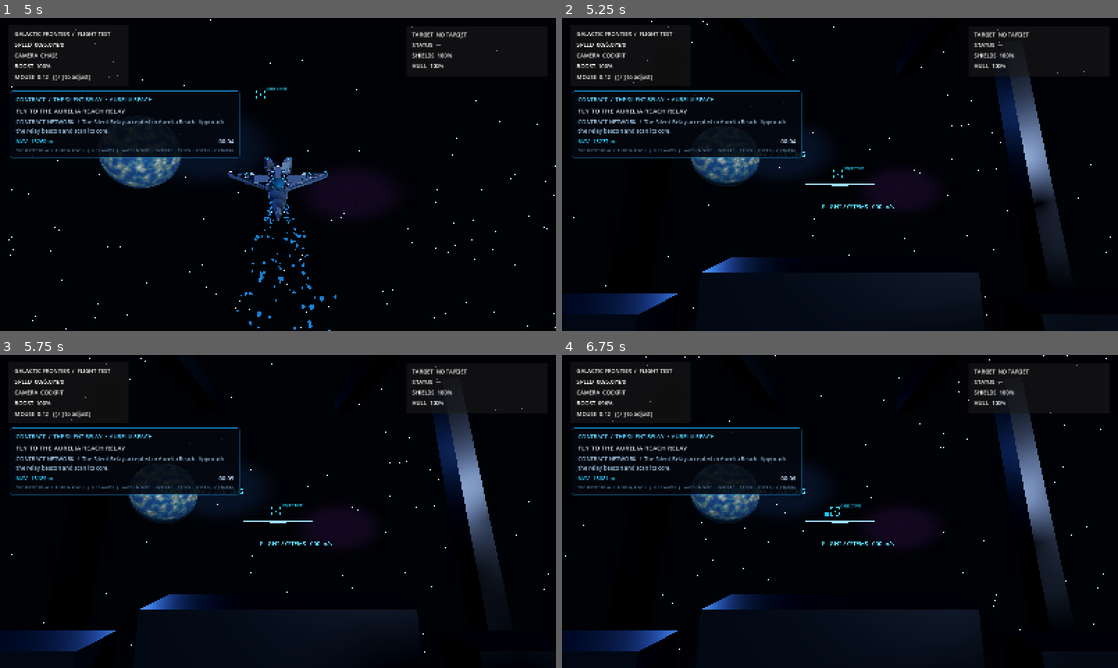
Above: before the commit, frames 1-4 (two rows, left to right).
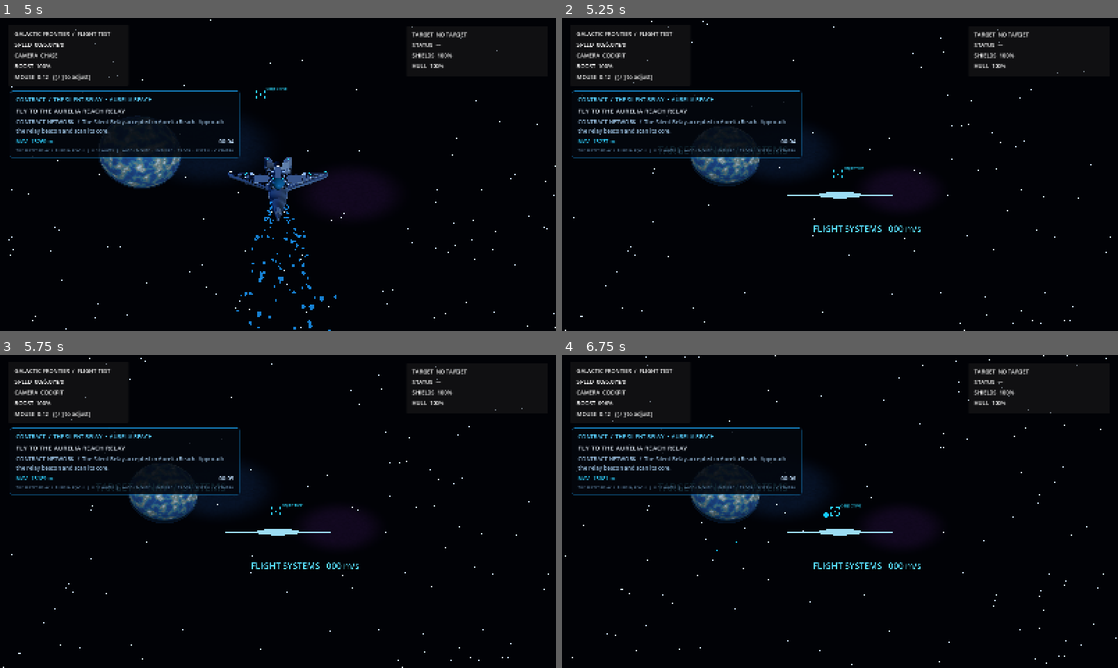
Above: after the commit, the same moments.

Repository: valdissor1990-ui/GALACTIC-FRONTIER
Game: Godot game, scene res://scenes/bootstrap/main.tscn
Two runs of this game, one before a commit and one after it. Both use one fixed random seed, a clock stepped at 60 frames per second and the inputs below.
Inputs (mouse positions are in pixels of both pictures, inside the frame that each line leads up to):
- Up to frame 1 (5 s): click "NEW FLIGHT" at 0.5 s; tap Enter at 1.25 s; move the mouse to (305, 174) at 1.27 s; hold Shift (boost) 1.28-2.03 s; hold W (move_forward) from 1.28 s (still down); move the mouse to (250, 174) at 2.02 s; click (250, 174) at 2.1 s; move the mouse to (289, 168) at 2.77 s; hold F (scan) 2.78-3.53 s; move the mouse to (272, 180) at 3.52 s; tap Y (target_clear) at 3.6 s; move the mouse to (316, 177) at 4.27 s; hold T (target_lock) from 4.28 s (still down)
- Up to frame 2 (5.25 s): keep holding W (move_forward); move the mouse to (795, 171) at 5.02 s; release T (target_lock) at 5.03 s; tap C (toggle_camera) at 5.1 s
- Up to frame 3 (5.75 s): keep holding W (move_forward)
- Up to frame 4 (6.75 s): move the mouse to (845, 511) at 5.77 s; hold Shift (boost) 5.78-6.53 s; move the mouse to (817, 505) at 6.52 s; release W (move_forward) at 6.53 s; hold D (move_right) from 6.53 s (still down); click (817, 505) at 6.6 s

Frame 1 is identical in both runs. In frame 2, 7.1% of the frame differs, in the area x 0-92%, y 6-100%; in frame 3, 5.9%; in frame 4, 7.1%.

Commit message:
visual: move cockpit camera beyond dashboard fascia

Diff:
--- a/scenes/flight/visual_flight.tscn
+++ b/scenes/flight/visual_flight.tscn
@@ -44,7 +44,7 @@
 
 ; Forward-biased cockpit framing keeps the canopy structure out of the central flight view.
 [node name="CockpitCamera" parent="PlayerShip/CameraRig"]
-position = Vector3(0, 0.20, -1.05)
+position = Vector3(0, 0.24, -1.72)
 fov = 76.0
 
 [node name="CombatEncounterController" parent="." index="6"]
